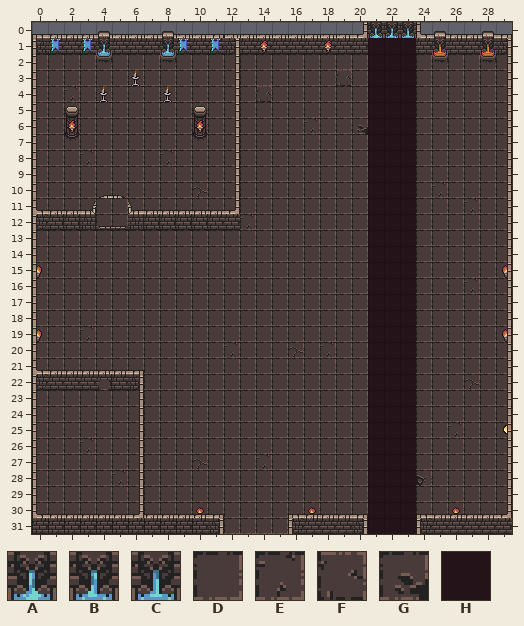
Two states of a Tiled map, src/assets/map/map.tmx. This is how it looked before the edit.
Cells are 16x16 px. Shown: x 0..29, y 0..31. Tiles whose own drawing changed are shown in their newer look in all pictures.
Key: from "sprites": A 70, B 71, C 72, D 89, E 91, F 91 turned 270, G 113, H 144.
_ is an empty cell, # one hidden under a higher layer.
Layers that did not change in this view are not listed.
Layer "Floor" before, first column x 14:
 0 _______________
 1 ###############
 2 DDDDDDD###D#DD#
 3 DDDDDFD###DDDDD
 4 FDDDDDD###DDDDD
 5 DDDDDDD###DDDDD
 6 DDDEDDG###DDDDD
 7 DDDDDDD###DDDDD
 8 DDDDDDD###DDDDD
 9 DDDDDDD###DDDDD
Layer "Rio" before, first column x 16:
 0 _____ABC______
 1 _____HHH______
 2 _____HHH______
 3 _____HHH______
 4 _____HHH______
 5 _____HHH______
 6 _____HHH______
 7 _____HHH______
 8 _____HHH______
 9 _____HHH______
10 _____HHH______
11 _____HHH______
12 _____HHH______
13 _____HHH______
14 _____HHH______
15 _____HHH______
16 _____HHH______
17 _____HHH______
18 ______________
19 ______________
20 _____HHH______
21 _____HHH______
22 _____HHH______
23 _____HHH______
24 _____HHH______
25 _____HHH______
26 _____HHH______
27 _____HHH______
28 _____HHH______
29 _____HHH______
30 _____HHH______
31 _____HHH______
Layer "BridgeInactive" before, first column x 16:
13 ______________
14 ______________
15 ______________
16 ______________
17 ______________
18 _____HHH______
19 _____HHH______
20 ______________
21 ______________
22 ______________
23 ______________
24 ______________
25 ______________
After the commit:
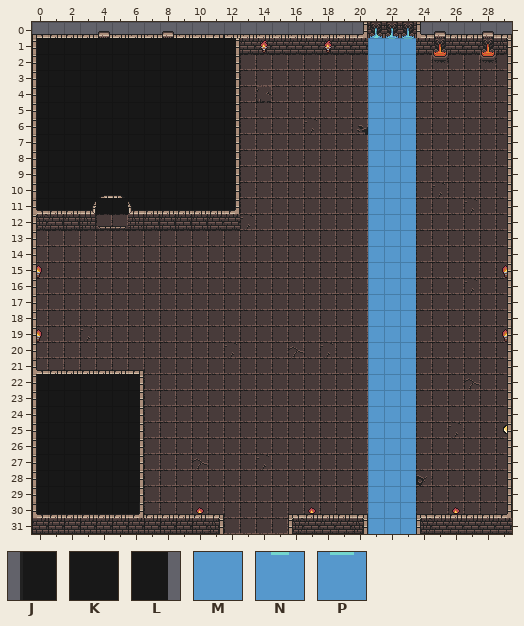
Further tiles: from "sprites": J 55, K 56, L 57, M 165, N 166, P 167.
Tiles of an added or newly shown layer are drawn over the layers below it.
Change:
Layer "Floor":
Tile F becomes tile D in row 3 at x 19.
Layer "Rio":
Tile H becomes tile M in row 1 at x 21; in rows 2 to 17 at x 21 to 23; in rows 20 to 31 at x 21 to 23.
Tile H becomes tile N in row 1 at x 22.
Tile H becomes tile P in row 1 at x 23.
Layer "RioNC" (added):
The author put tile M in rows 18 to 19 at x 21 to 23.
Layer "BridgeInactive" (removed):
The edit erases tile H in rows 18 to 19 at x 21 to 23.
Layer "Fog" (now shown):
The author put tile J in rows 22 to 30 at x 0.
The author put tile K in rows 22 to 23 at x 1 to 2; in rows 24 to 30 at x 1 to 5.
The author put tile L in rows 22 to 30 at x 6.
Layer "FogTreasure" (now shown):
The author put tile J in rows 1 to 11 at x 0.
The author put tile K in rows 1 to 11 at x 1 to 11.
The author put tile L in rows 1 to 11 at x 12.
Layer "Fog_50" (now shown):
The author put tile K in rows 22 to 23 at x 3 to 5.
Where, in picture pixels (left, top, right, bottom), the same in both pictures:
added: (37, 38, 236, 214)
changed: (368, 38, 416, 534)
changed: (336, 70, 352, 86)
added: (36, 374, 140, 514)
